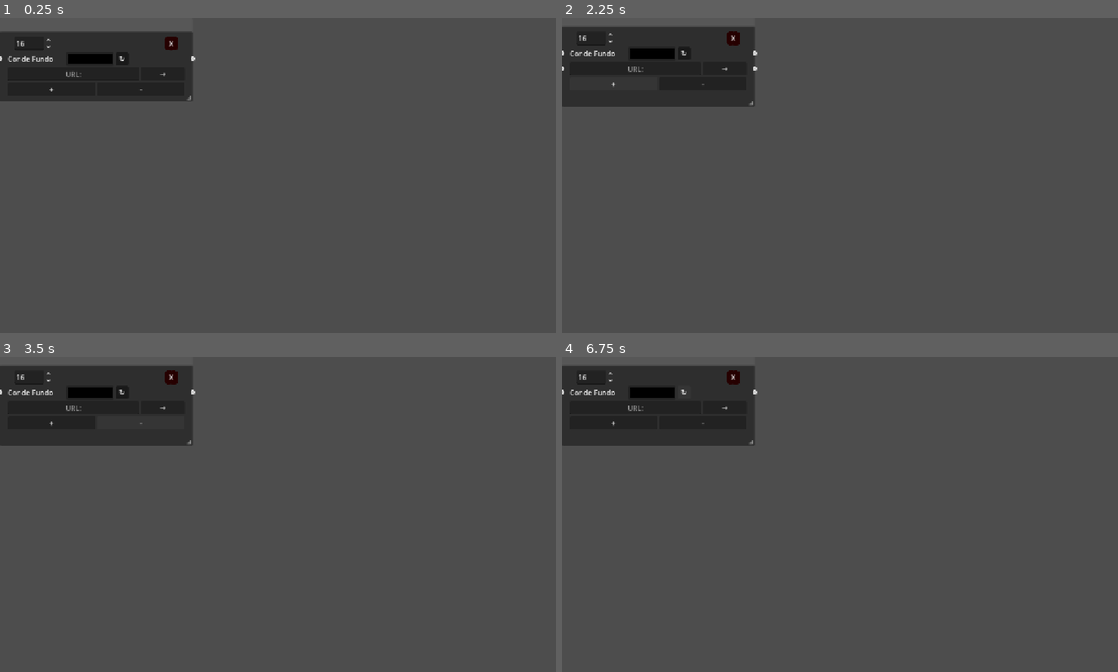
Above: before the commit, frames 1-4 (two rows, left to right).
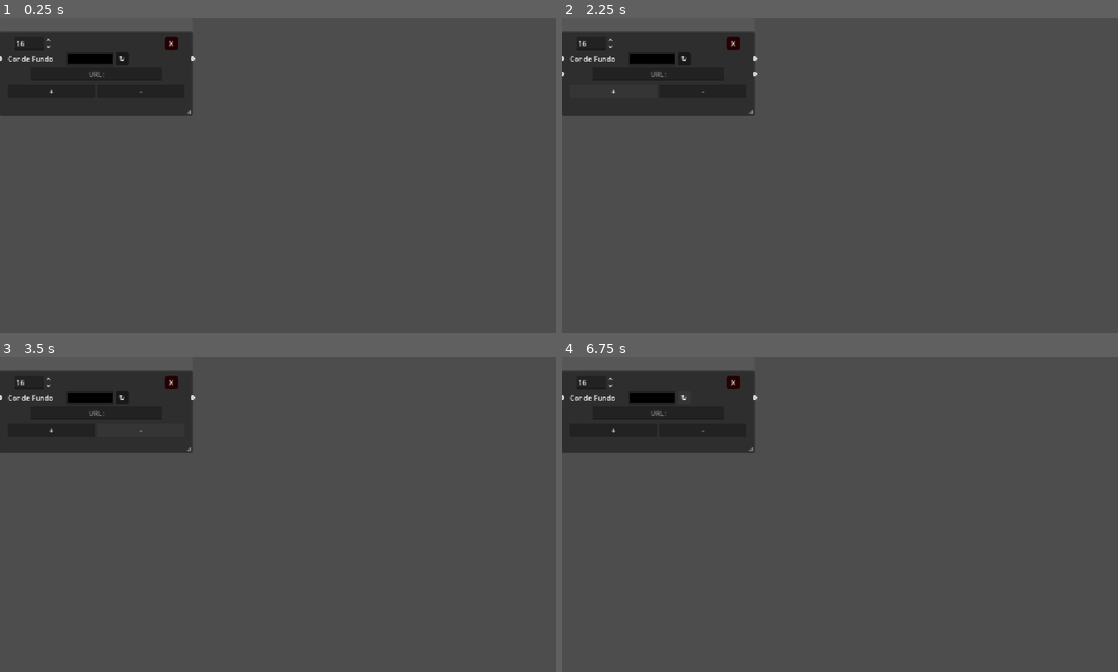
Above: after the commit, the same moments.

Repository: Miguel-de-Souza/Map-infinity
Game: Godot game, scene res://tscn/graph_node_URL.tscn
The game is run twice, just before and just after one commit, with the same random seed, the same clock (stepped at 60 frames per second) and the same inputs. This scene is started directly instead of the project's main scene.
Inputs (mouse positions are in pixels of both pictures, inside the frame that each line leads up to):
- Up to frame 1 (0.25 s): no input
- Up to frame 2 (2.25 s): click (723, 74) at 0.5 s, where only the run before the commit has a clickable "→"; click "↻" at 1.25 s; click "+" at 2 s
- Up to frame 3 (3.5 s): click "-" at 2.75 s
- Up to frame 4 (6.75 s): click "↻" at 3.5 s; click (723, 407) at 4.25 s, where only the run before the commit has a clickable "→"; click "+" at 5 s; click "-" at 5.75 s; click "↻" at 6.5 s

The runs differ from the first frame. In frame 1, 1.7% of the frame differs, in the area x 0-35%, y 17-32%; in frame 2, 2.2%, in the area x 0-36%, y 2-32%; in frame 3, 1.9%; in frame 4, 1.9%.
Error after the commit: Invalid call. Nonexistent function 'clear_selection' in base 'Window'. (res://Scripts/graph_node_URL.gd:108)

Commit message:
Mudança no Bloco URL (0.0.8)
O botão que leva até o link agora foi substituido por um linkButton

Diff:
--- a/Scripts/graph_node_URL.gd
+++ b/Scripts/graph_node_URL.gd
@@ -2,9 +2,11 @@
 
 @export var url: LineEdit
 @export var size_fonts: SpinBox
+@export var linkButotn: LinkButton
 
 var new_stylebox = get_theme_stylebox("panel").duplicate()
 var new_stylebox_focus = get_theme_stylebox("panel_selected").duplicate()
+#OS.shell_open(url.text)
 
 func _ready() -> void:
 
@@ -108,6 +110,10 @@
 			selected = true
 
 func _process(_delta: float) -> void:
+
+	linkButotn.uri = url.text
+	linkButotn.text = url.text
+
 	if Input.is_action_pressed("ui_text_delete") and selected:
 		Global.alteraction()
 
@@ -124,10 +130,6 @@
 	slots_add += 1
 
 	Global.alteraction()
-
-
-func _on_go_url_pressed() -> void:
-	OS.shell_open(url.text)
 
 
 func _on_button_sub_pressed() -> void:
--- a/tscn/graph_node_URL.tscn
+++ b/tscn/graph_node_URL.tscn
@@ -4,7 +4,7 @@
 [ext_resource type="PackedScene" uid="uid://dxkn703ac8rh0" path="res://tscn/reset.tscn" id="2_7wd0v"]
 [ext_resource type="PackedScene" uid="uid://ctuvef7kihup8" path="res://tscn/button_exit.tscn" id="2_plr0o"]
 
-[node name="GraphNode" type="GraphNode" unique_id=1672945934 node_paths=PackedStringArray("url", "size_fonts")]
+[node name="GraphNode" type="GraphNode" unique_id=1672945934 node_paths=PackedStringArray("url", "size_fonts", "linkButotn")]
 anchors_preset = 8
 anchor_left = 0.5
 anchor_top = 0.5
@@ -13,7 +13,7 @@
 offset_left = -635.0
 offset_top = -360.0
 offset_right = -195.0
-offset_bottom = -169.0
+offset_bottom = -137.0
 grow_horizontal = 2
 grow_vertical = 2
 theme_override_constants/separation = 4
@@ -54,9 +54,19 @@
 slot/3/right_color = Color(1, 1, 1, 1)
 slot/3/right_icon = null
 slot/3/draw_stylebox = true
+slot/4/left_enabled = false
+slot/4/left_type = 0
+slot/4/left_color = Color(1, 1, 1, 1)
+slot/4/left_icon = null
+slot/4/right_enabled = false
+slot/4/right_type = 0
+slot/4/right_color = Color(1, 1, 1, 1)
+slot/4/right_icon = null
+slot/4/draw_stylebox = true
 script = ExtResource("1_lo1fl")
 url = NodePath("HBoxContainer/URL")
 size_fonts = NodePath("Container/Container Size/Container Size Title/Font Size Title")
+linkButotn = NodePath("LinkButton")
 metadata/_edit_horizontal_guides_ = [-8.0, -8.0]
 
 [node name="Container" type="HBoxContainer" parent="." unique_id=1614242062]
@@ -113,11 +123,12 @@
 alignment = 1
 expand_to_text_length = true
 
-[node name="Go URL" type="Button" parent="HBoxContainer" unique_id=1017148609]
-clip_contents = true
-custom_minimum_size = Vector2(100, 0)
+[node name="LinkButton" type="LinkButton" parent="." unique_id=960081145]
 layout_mode = 2
-text = "→"
+size_flags_horizontal = 4
+theme_override_colors/font_color = Color(0.616, 0.6424, 0.88, 1)
+theme_override_font_sizes/font_size = 20
+text = "ccffsdfsd"
 
 [node name="Container Slots" type="HBoxContainer" parent="." unique_id=1260961243]
 layout_mode = 2
@@ -139,6 +150,5 @@
 [connection signal="value_changed" from="Container/Container Size/Container Size Title/Font Size Title" to="." method="_on_font_size_title_value_changed"]
 [connection signal="color_changed" from="Container custom color/Container/ColorButton Back" to="." method="_on_color_button_back_color_changed"]
 [connection signal="pressed" from="Container custom color/Container/Reset" to="." method="_on_reset_pressed"]
-[connection signal="pressed" from="HBoxContainer/Go URL" to="." method="_on_go_url_pressed"]
 [connection signal="pressed" from="Container Slots/Button Add" to="." method="_on_button_add_pressed"]
 [connection signal="pressed" from="Container Slots/Button Sub" to="." method="_on_button_sub_pressed"]
